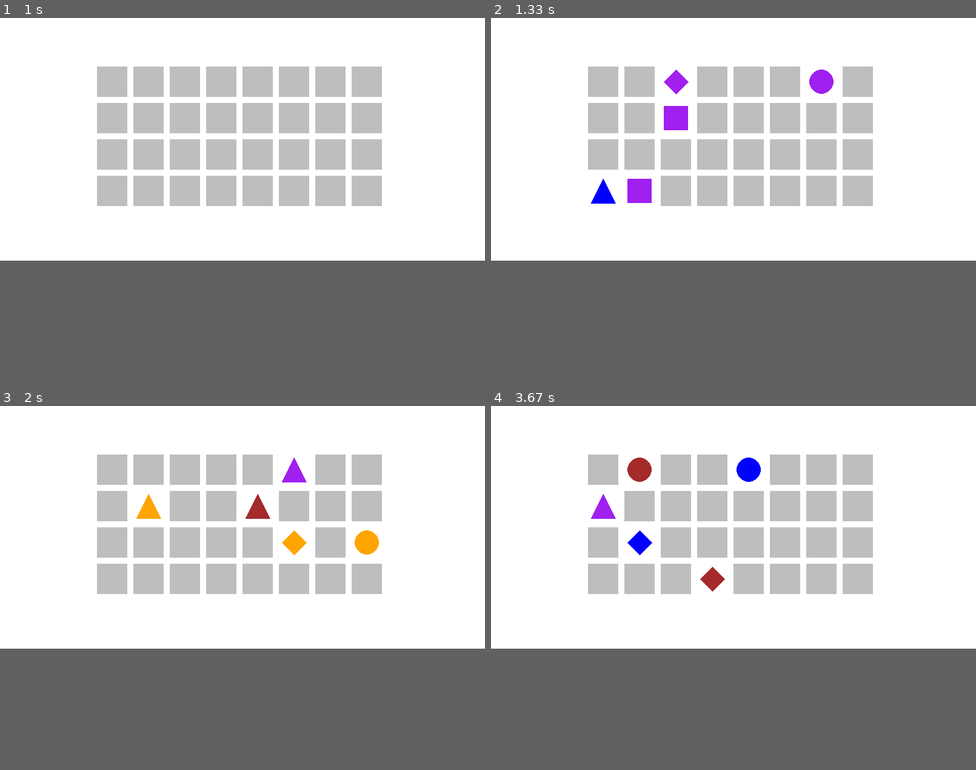
Above: before the commit, frames 1-4 (two rows, left to right).
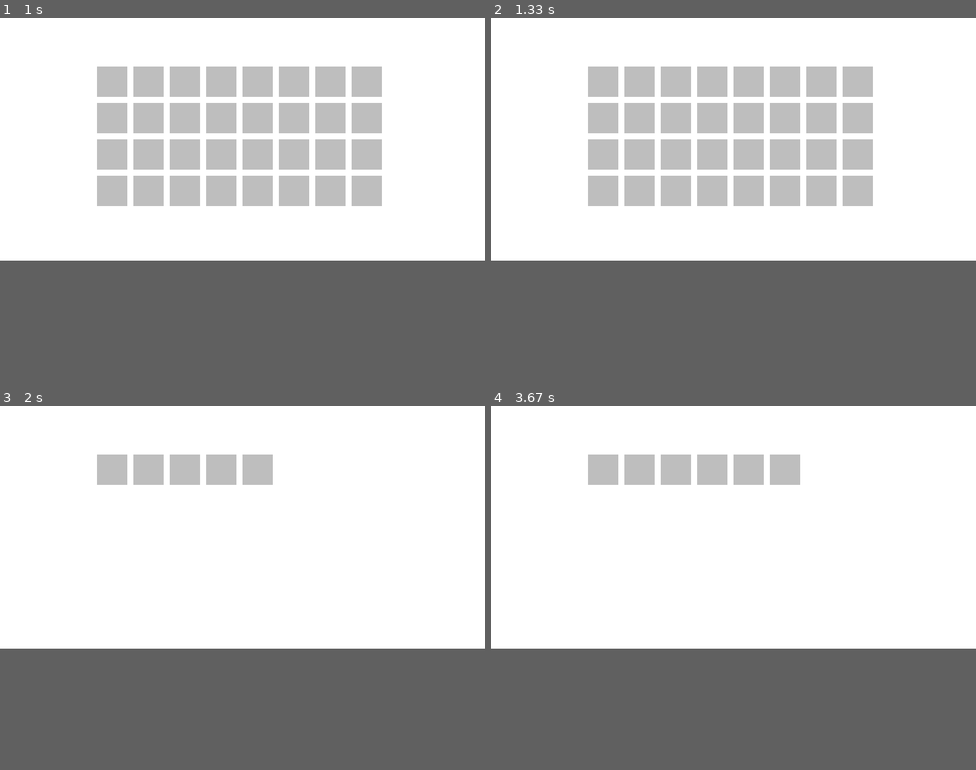
Above: after the commit, the same moments.

Repository: alimehdi23/GameDesign
Game: pygame game, started from FINALFINALPROJECT.py
Same seed, same stepped clock (60 frames per second), same inputs: the game is played once before the commit and once after it.
Inputs (mouse positions are in pixels of both pictures, inside the frame that each line leads up to):
- Up to frame 1 (1 s): tap Enter at 0.33 s
- Up to frame 2 (1.33 s): click (782, 192) at 1.22 s
- Up to frame 3 (2 s): no input
- Up to frame 4 (3.67 s): no input

Frame 1 is identical in both runs. In frame 2, 2.6% of the frame differs, in the area x 20-72%, y 13-52%; in frame 3, 12%; in frame 4, 14%, in the area x 20-79%, y 13-52%.

Commit message:
Update FINALFINALPROJECT.py

Diff:
--- a/FINALFINALPROJECT.py
+++ b/FINALFINALPROJECT.py
@@ -20,7 +20,7 @@
     return newText
 
 
-# Colors
+# Colors for the code
 white=(255, 255, 255)
 black=(0, 0, 0)
 gray=(50, 50, 50)
@@ -29,7 +29,7 @@
 blue=(0, 0, 255)
 yellow=(255, 255, 0)
 
-# Game Fonts
+# Game Font basic font
 font = pygame.font.get_default_font()
 
 # Main Menu
@@ -52,6 +52,8 @@
                     if selected=="start":
                         print("Start")
                         # initializing values
+                        # start of code for game
+                        #this is for size
                         SCREEN_WIDTH = 800
                         SCREEN_HEIGHT = 400
                         SQUARE_SIZE = 50
@@ -61,10 +63,10 @@
                         X_MARGIN = (SCREEN_WIDTH - (BOARD_WIDTH * (SQUARE_SIZE + SQUARE_GAP))) // 2
                         Y_MARGIN = (SCREEN_HEIGHT - (BOARD_HEIGHT * (SQUARE_SIZE + SQUARE_GAP))) // 2
 
-                        # the board size must be even due to pairs
+                        # the board size must be even due to pairs because they have to match
                         assert (BOARD_HEIGHT * BOARD_WIDTH) % 2 == 0, 'The board size must be even'
 
-                        # the shapes
+                        # the shapes used for matching
                         DIAMOND = 'diamond'
                         SQUARE = 'square'
                         TRIANGLE = 'triangle'
@@ -79,7 +81,6 @@
 
                         # function at the sart of the game
                         def start_game_animation(board):
-                            """Starts game by randomly showing 5 squares"""
 
                             coordinates = list(product(range(BOARD_HEIGHT), range(BOARD_WIDTH)))
                             random.shuffle(coordinates)
@@ -90,16 +91,6 @@
                             draw_board(board, revealed)
                             pygame.display.update()
                             pygame.time.wait(500)
-
-                            for sz in range(0, BOARD_HEIGHT * BOARD_WIDTH, 5):
-                                l = coordinates[sz: sz + 5]
-                                for x in l:
-                                    revealed[x[0]][x[1]] = True
-                                    draw_square(board, revealed, *x)
-                                pygame.time.wait(500)
-                                for x in l:
-                                    revealed[x[0]][x[1]] = False
-                                    draw_square(board, revealed, *x)
 
                         # setting up board
                         def get_random_board(shape, colors):
